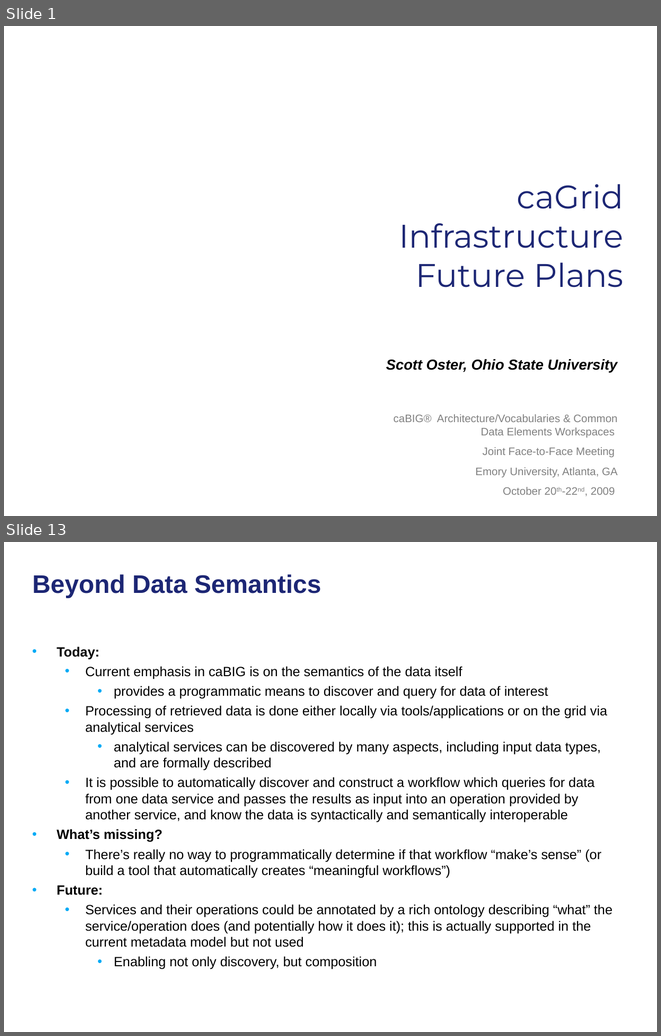
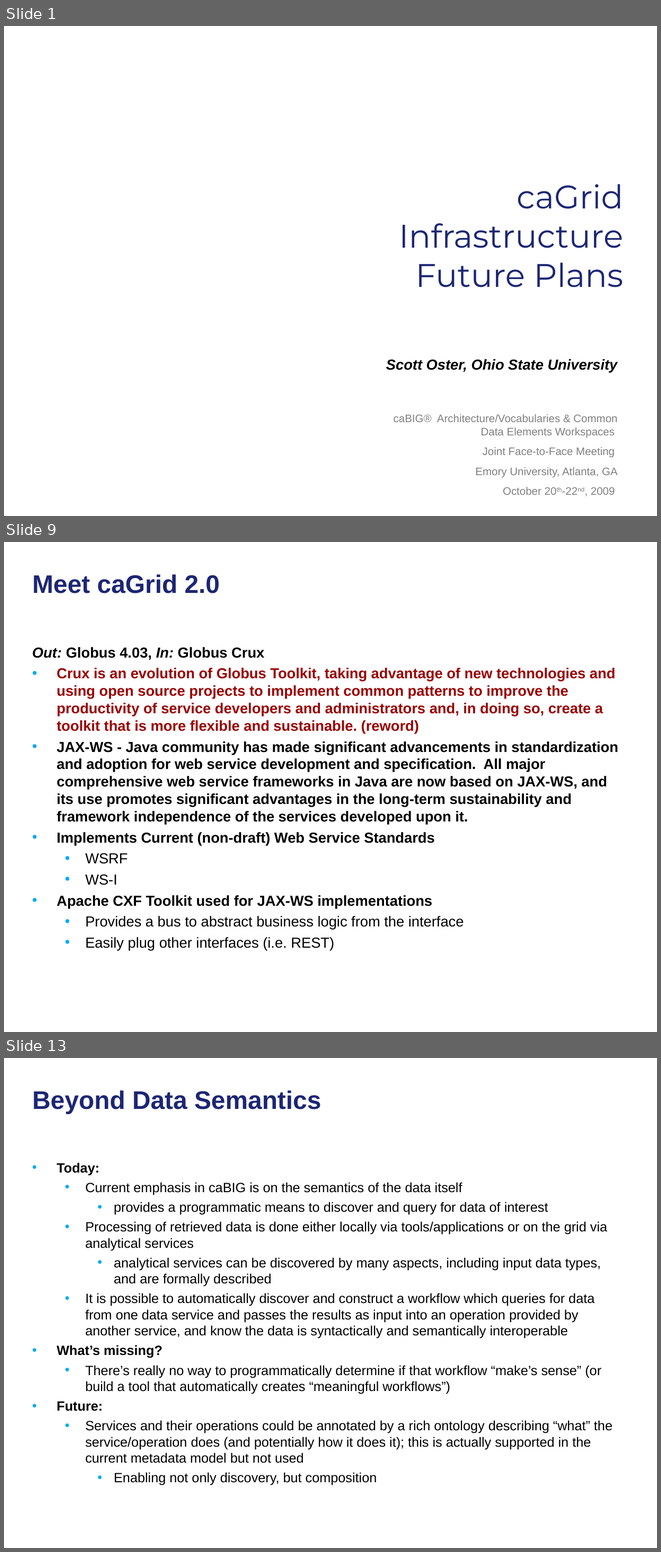
Before and after one commit to NCIP/cagrid-docs, a slide deck: general/presentations/200910_VCDE_ARCH/20091022_Arch_VCDE_caGrid_Future.ppt. Shown one above the other, each under a label of ours: slides 1 and 13 before the commit, slides 1, 9 and 13 after it; the slides between them are not shown. The pictures are 661x1036 and 661x1552 pixels, drawn with LibreOffice and Linux fonts; fonts in the diff are those of the drawing; background and template pictures are left out. Boxes give left, top, right and bottom in pixels: in the first picture for what was removed or moved away, otherwise in the second. Text is boxed around its words. In the diff, an @@ line names an element or a change of style, - is before the commit and + after.

```diff
--- a/general/presentations/200910_VCDE_ARCH/20091022_Arch_VCDE_caGrid_Future.ppt
+++ b/general/presentations/200910_VCDE_ARCH/20091022_Arch_VCDE_caGrid_Future.ppt
@@ slide 9 added at <box>4,542,657,1032</box>, background picture (left out) @@
@@ title added at <box>32,574,220,593</box>, 28 pt, text #1C2674, bold @@
+Meet caGrid 2.0
@@ text added at <box>32,647,618,951</box>, 16 pt, text #000000, bold @@
+Out: Globus 4.03, In: Globus Crux
+• Crux is an evolution of Globus Toolkit, taking advantage of new technologies and using open source projects to implement common patterns to improve the productivity of service developers and administrators and, in doing so, create a toolkit that is more flexible and sustainable. (reword)
+• JAX-WS - Java community has made significant advancements in standardization and adoption for web service development and specification. All major comprehensive web service frameworks in Java are now based on JAX-WS, and its use promotes significant advantages in the long-term sustainability and framework independence of the services developed upon it.
+• Implements Current (non-draft) Web Service Standards
+  • WSRF
+  • WS-I
+• Apache CXF Toolkit used for JAX-WS implementations
+  • Provides a bus to abstract business logic from the interface
+  • Easily plug other interfaces (i.e. REST)
```
Also in this commit, not shown: 5 slides changed, 6 other slides added, 15 slides removed.
